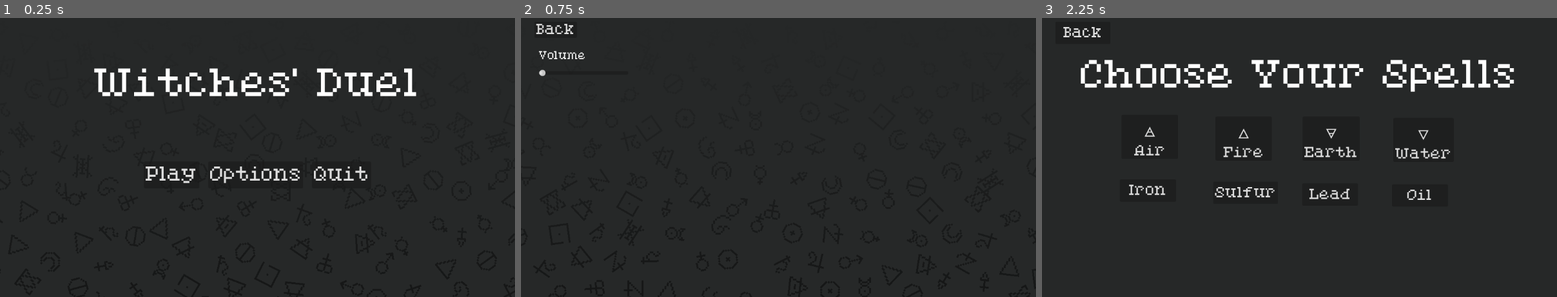
Above: before the commit, frames 1-3 (left to right).
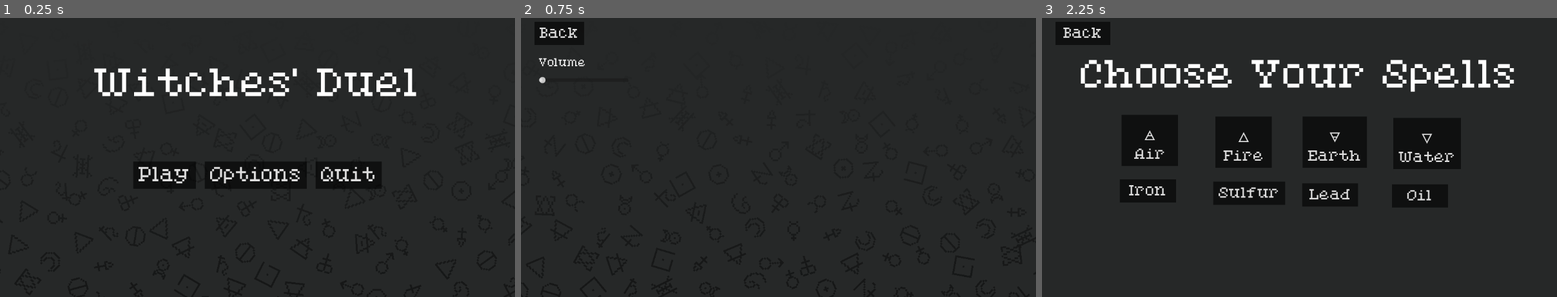
Above: after the commit, the same moments.

Repository: Andreabee0/Witches--Duel
Game: Godot game, scene res://scenes/main_menu.tscn
The game is run twice, just before and just after one commit, with the same random seed, the same clock (stepped at 60 frames per second) and the same inputs. This scene is started directly instead of the project's main scene.
Inputs:
- Up to frame 1 (0.25 s): no input
- Up to frame 2 (0.75 s): click "Options" at 0.5 s
- Up to frame 3 (2.25 s): click "Back" at 1.25 s; click "Play" at 2 s

The runs differ from the first frame. In frame 1, 0.9% of the frame differs, in the area x 26-73%, y 53-60%; in frame 2, 0.6%; in frame 3, 1.8%, in the area x 4-80%, y 3-66%.

Commit message:
Tweak buttons

Diff:
--- a/scenes/main_menu.tscn
+++ b/scenes/main_menu.tscn
@@ -42,20 +42,18 @@
 [node name="Play" type="Button" parent="HBoxContainer"]
 layout_mode = 2
 theme_override_font_sizes/font_size = 40
-text = "Play
-"
+text = "Play"
 
 [node name="Options" type="Button" parent="HBoxContainer"]
 layout_mode = 2
 theme_override_font_sizes/font_size = 40
-text = "Options
-"
+text = "Options"
 
 [node name="Quit" type="Button" parent="HBoxContainer"]
 layout_mode = 2
 theme_override_font_sizes/font_size = 40
 text = "Quit"
 
-[connection signal="button_down" from="HBoxContainer/Play" to="." method="_on_play_button_down"]
-[connection signal="button_down" from="HBoxContainer/Options" to="." method="_on_options_button_down"]
-[connection signal="button_down" from="HBoxContainer/Quit" to="." method="_on_quit_button_down"]
+[connection signal="pressed" from="HBoxContainer/Play" to="." method="_on_play_pressed"]
+[connection signal="pressed" from="HBoxContainer/Options" to="." method="_on_options_pressed"]
+[connection signal="pressed" from="HBoxContainer/Quit" to="." method="_on_quit_pressed"]
--- a/scenes/options_menu.tscn
+++ b/scenes/options_menu.tscn
@@ -41,12 +41,11 @@
 [node name="Volume" type="Label" parent="VBoxContainer/MarginContainer/VBoxContainer"]
 layout_mode = 2
 theme_override_font_sizes/font_size = 22
-text = "Volume
-"
+text = "Volume"
 
 [node name="VolumeSlider" type="HSlider" parent="VBoxContainer/MarginContainer/VBoxContainer"]
 custom_minimum_size = Vector2(200, 0)
 layout_mode = 2
 size_flags_horizontal = 0
 
-[connection signal="button_down" from="VBoxContainer/BackButton" to="." method="_on_back_button_down"]
+[connection signal="pressed" from="VBoxContainer/BackButton" to="." method="_on_back_pressed"]
--- a/scenes/spell_select_menu.tscn
+++ b/scenes/spell_select_menu.tscn
@@ -27,8 +27,7 @@
 offset_right = 300.0
 offset_bottom = 434.0
 theme_override_font_sizes/font_size = 30
-text = "Iron
-"
+text = "Iron"
 
 [node name="AirElement" type="Button" parent="."]
 layout_mode = 0
@@ -38,8 +37,7 @@
 offset_bottom = 330.0
 theme_override_font_sizes/font_size = 30
 text = "🜁
-Air
-"
+Air"
 
 [node name="FireElement" type="Button" parent="."]
 layout_mode = 0
@@ -49,8 +47,7 @@
 offset_bottom = 334.0
 theme_override_font_sizes/font_size = 30
 text = "🜂
-Fire
-"
+Fire"
 
 [node name="EarthElement" type="Button" parent="."]
 layout_mode = 0
@@ -60,8 +57,7 @@
 offset_bottom = 334.0
 theme_override_font_sizes/font_size = 30
 text = "🜃
-Earth
-"
+Earth"
 
 [node name="WaterElement" type="Button" parent="."]
 layout_mode = 0
@@ -80,8 +76,7 @@
 offset_right = 509.0
 offset_bottom = 439.0
 theme_override_font_sizes/font_size = 30
-text = "Sulfur
-"
+text = "Sulfur"
 
 [node name="LeadButton" type="Button" parent="."]
 layout_mode = 0
@@ -99,8 +94,7 @@
 offset_right = 908.0
 offset_bottom = 445.0
 theme_override_font_sizes/font_size = 30
-text = "Oil
-"
+text = "Oil"
 
 [node name="BackButton" type="Button" parent="."]
 layout_mode = 1
@@ -123,4 +117,4 @@
 horizontal_alignment = 1
 vertical_alignment = 1
 
-[connection signal="button_down" from="BackButton" to="." method="_on_back_button_down"]
+[connection signal="pressed" from="BackButton" to="." method="_on_back_pressed"]
--- a/src/menu/main.gd
+++ b/src/menu/main.gd
@@ -1,13 +1,13 @@
 extends Control
 
 
-func _on_quit_button_down():
+func _on_quit_pressed():
 	get_tree().quit()
 
 
-func _on_play_button_down():
+func _on_play_pressed():
 	get_tree().change_scene_to_file("res://scenes/spell_select_menu.tscn")
 
 
-func _on_options_button_down():
+func _on_options_pressed():
 	get_tree().change_scene_to_file("res://scenes/options_menu.tscn")
--- a/src/menu/options.gd
+++ b/src/menu/options.gd
@@ -1,5 +1,5 @@
 extends Control
 
 
-func _on_back_button_down():
+func _on_back_pressed():
 	get_tree().change_scene_to_file("res://scenes/main_menu.tscn")
--- a/src/menu/spell_select.gd
+++ b/src/menu/spell_select.gd
@@ -1,5 +1,5 @@
 extends Control
 
 
-func _on_back_button_down():
+func _on_back_pressed():
 	get_tree().change_scene_to_file("res://scenes/main_menu.tscn")
--- a/theme/theme.tres
+++ b/theme/theme.tres
@@ -1,13 +1,60 @@
-[gd_resource type="Theme" load_steps=3 format=3 uid="uid://bgocnempcaxe2"]
+[gd_resource type="Theme" load_steps=7 format=3 uid="uid://bgocnempcaxe2"]
 
 [ext_resource type="FontFile" uid="uid://coaqp3d4v84qu" path="res://theme/PixelatedEleganceRegular.ttf" id="1_jvytf"]
 
-[sub_resource type="StyleBoxEmpty" id="StyleBoxEmpty_frakm"]
+[sub_resource type="StyleBoxFlat" id="StyleBoxFlat_bjtwq"]
+content_margin_left = 12.0
+content_margin_top = 12.0
+content_margin_right = 12.0
+content_margin_bottom = 12.0
+bg_color = Color(0.1, 0.1, 0.1, 0.3)
+corner_detail = 5
+
+[sub_resource type="StyleBoxFlat" id="StyleBoxFlat_omai3"]
+content_margin_left = 12.0
+content_margin_top = 12.0
+content_margin_right = 12.0
+content_margin_bottom = 12.0
+bg_color = Color(1, 1, 1, 0.75)
+draw_center = false
+corner_detail = 5
+expand_margin_left = 2.0
+expand_margin_top = 2.0
+expand_margin_right = 2.0
+expand_margin_bottom = 2.0
+
+[sub_resource type="StyleBoxFlat" id="StyleBoxFlat_dkfd6"]
+content_margin_left = 12.0
+content_margin_top = 12.0
+content_margin_right = 12.0
+content_margin_bottom = 12.0
+bg_color = Color(0.101961, 0.101961, 0.101961, 0.6)
+corner_detail = 5
+
+[sub_resource type="StyleBoxFlat" id="StyleBoxFlat_7vxqq"]
+content_margin_left = 12.0
+content_margin_top = 12.0
+content_margin_right = 12.0
+content_margin_bottom = 12.0
+bg_color = Color(0, 0, 0, 0.6)
+corner_detail = 5
+
+[sub_resource type="StyleBoxFlat" id="StyleBoxFlat_y3fmr"]
+content_margin_left = 12.0
+content_margin_top = 12.0
+content_margin_right = 12.0
+content_margin_bottom = 12.0
+bg_color = Color(0.223529, 0.223529, 0.223529, 0.6)
+corner_detail = 5
 
 [resource]
 default_font = ExtResource("1_jvytf")
 BoxContainer/constants/separation = 20
-Button/styles/focus = SubResource("StyleBoxEmpty_frakm")
+Button/styles/disabled = SubResource("StyleBoxFlat_bjtwq")
+Button/styles/focus = SubResource("StyleBoxFlat_omai3")
+Button/styles/hover = SubResource("StyleBoxFlat_dkfd6")
+Button/styles/normal = SubResource("StyleBoxFlat_7vxqq")
+Button/styles/pressed = SubResource("StyleBoxFlat_y3fmr")
 MarginContainer/constants/margin_bottom = 10
 MarginContainer/constants/margin_left = 10
 MarginContainer/constants/margin_right = 10
